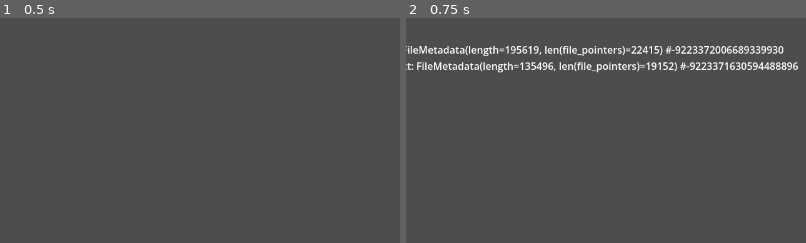
Above: before the commit, frames 1-2 (left to right).
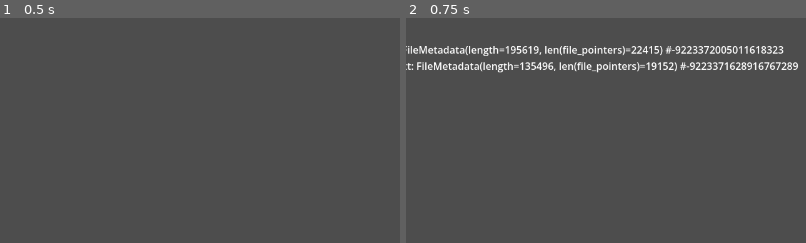
Above: after the commit, the same moments.

Repository: fish-food89/obfuscator89
Game: Godot game, scene res://scenes/main/main.tscn
The game is run twice, just before and just after one commit, with the same random seed, the same clock (stepped at 60 frames per second) and the same inputs.
Inputs:
- Up to frame 1 (0.5 s): no input
- Up to frame 2 (0.75 s): click "Generate given name" at 0.5 s
The pictures show only the part of the screen within x 36-86%, y 0-50%; the shares and areas given below are measured in that part.

Frame 1 is identical in both runs. In frame 2, 0.6% of the frame differs, in the area x 80-98%, y 12-24%.

Commit message:
Created `RefCounted89`
A custom wrapper for `RefCounted` which implements new
functionality that is desired across all `RefCounted`
inherited classes. While implementing this the robustness
of various classes with the help of setters and getters
was also done.

Diff:
--- a/src/classes/file_metadata.gd
+++ b/src/classes/file_metadata.gd
@@ -1,5 +1,5 @@
 class_name FileMetadata
-extends RefCounted
+extends RefCounted89
 ## A class which stores file metadata.
 
 var length: int
@@ -8,13 +8,15 @@
 
 func _to_string() -> String:
     if len(file_pointers) <= 10:
-        return "FileMetadata(length={length}, file_pointers={file_pointers}) #{id}".format({
+        return "{class_name}(length={length}, file_pointers={file_pointers}) #{id}".format({
+            "class_name": self.get_class_name(),
             "length": length,
             "file_pointers": file_pointers,
             "id": self.get_instance_id(),
         })
 
-    return "FileMetadata(length={length}, len(file_pointers)={file_pointers}) #{id}".format({
+    return "{class_name}(length={length}, len(file_pointers)={file_pointers}) #{id}".format({
+            "class_name": self.get_class_name(),
             "length": length,
             "file_pointers": len(file_pointers),
             "id": self.get_instance_id(),
--- a/src/classes/file_pointer.gd
+++ b/src/classes/file_pointer.gd
@@ -1,13 +1,34 @@
 class_name FilePointer
-extends RefCounted
+extends RefCounted89
 ## A pointer to a position in a file.
 
-var start_pos: int
-var end_pos: int
+var _start_pos: int
+var _end_pos: int
+
+var start_pos: int:
+    get:
+        return _start_pos
+    set(_value):
+        self._set_not_allowed("start_pos")
+
+var end_pos: int:
+    get:
+        return _end_pos
+    set(_value):
+        self._set_not_allowed("end_pos")
+
+
+func _init(
+        start_pos_: int,
+        end_pos_: int,
+) -> void:
+    _start_pos = start_pos_
+    _end_pos = end_pos_
 
 
 func _to_string() -> String:
-    return "FilePointer(start_pos={start_pos}, end_pos={end_pos}) #{id}".format({
+    return "{class_name}(start_pos={start_pos}, end_pos={end_pos}) #{id}".format({
+        "class_name": self.get_class_name(),
         "start_pos": start_pos,
         "end_pos": end_pos,
         "id": self.get_instance_id(),
--- a/src/classes/file_pointer_reader.gd
+++ b/src/classes/file_pointer_reader.gd
@@ -1,5 +1,5 @@
 class_name FilePointerReader
-extends RefCounted
+extends RefCounted89
 ## A reader which creates `FilePointer´ objects.
 
 const _BUFFER_SIZE: int = 1024
@@ -20,9 +20,10 @@
         var find_pos: int = buffer.find(delimiter, 0)
 
         while find_pos >= 0:
-            var file_pointer: FilePointer = FilePointer.new()
-            file_pointer.start_pos = start_pos
-            file_pointer.end_pos = find_pos + offset
+            var file_pointer: FilePointer = FilePointer.new(
+                start_pos,
+                find_pos + offset,
+            )
             file_pointers.append(file_pointer)
             start_pos = find_pos + 1
             find_pos = buffer.find(delimiter, start_pos)
--- /dev/null
+++ b/src/classes/ref_counted89.gd
@@ -0,0 +1,19 @@
+@abstract
+class_name RefCounted89
+extends RefCounted
+## Abstract base class which should be used instead of RefCounted
+##
+## This requires certain abstract functions that make the larger code base
+## easier and cleaner to maintain.
+
+
+## Returns the customer class name of the custom class.
+func get_class_name() -> String:
+    return self.get_script().get_global_name()
+
+
+func _set_not_allowed(variable_name: String) -> void:
+    Utils.set_not_allowed(
+        get_class_name(),
+        variable_name,
+    )
--- a/src/scenes/main/generate_given_name.gd
+++ b/src/scenes/main/generate_given_name.gd
@@ -18,3 +18,11 @@
             "file_path": file_path,
             "metadata": metadata,
         })
+
+        print(metadata.file_pointers[0])
+        metadata.file_pointers[0].start_pos = 1337
+
+    for category in DataFiles.categories:
+        print(category.file_path)
+        category.file_path = "haha"
+        print(category.file_path)
--- a/src/singletons/data_files.gd
+++ b/src/singletons/data_files.gd
@@ -5,10 +5,83 @@
 ## and stored by this singleton upon loading the application.
 
 
+const FILE_PATH_BASE: String = "res://data/"
+
+var _categories: Array[Category] = [
+    Category.new(
+        "given_name",
+        "names/given_names",
+    ),
+    Category.new(
+        "surname",
+        "names/surnames",
+    ),
+]
 var _files: Dictionary[String, Variant]
+
+var categories: Array[Category]:
+    get:
+        return _categories.duplicate(true)
+    set(_value):
+        Utils.set_not_allowed(
+            self.name,
+            "categories",
+        )
+
+
+## To be used for categorising data files so that they are logically managed.
+class Category:
+    extends RefCounted89
+
+    static var _wrapping_class_name: String = "":
+        get:
+            return _wrapping_class_name
+        set(value):
+            if not len(_wrapping_class_name):
+                _wrapping_class_name = value
+
+    static var _class_name: String = "Category":
+        get:
+            return "{wrapping_class}.{class_name}".format({
+                "wrapping_class": _wrapping_class_name,
+                "class_name": _class_name,
+            })
+        set(_value):
+            Utils.set_not_allowed(
+                _class_name,
+                "_class_name",
+            )
+
+    var _name: String
+    var _file_path: String
+
+    var name: String:
+        get:
+            return _name
+        set(_value):
+            Utils.set_not_allowed(
+                _class_name,
+                "name",
+            )
+    var file_path: String:
+        get:
+            return _file_path
+        set(_value):
+            Utils.set_not_allowed(
+                _class_name,
+                "file_path",
+            )
+
+    func _init(
+            name_: String,
+            file_path_: String,
+    ) -> void:
+        _name = name_
+        _file_path = file_path_
 
 
 func _ready() -> void:
+    Category._wrapping_class_name = self.name
     _scan()
 
 
@@ -20,7 +93,7 @@
     var _file_paths: PackedStringArray
 
     Utils.FileSystem.list_dir_files(
-        "res://data/",
+        FILE_PATH_BASE,
         _file_paths,
         true,
         false,
--- a/src/singletons/utils.gd
+++ b/src/singletons/utils.gd
@@ -4,7 +4,7 @@
 
 ## File system related utilities.
 class FileSystem:
-    extends RefCounted
+    extends RefCounted89
 
     static func _push_error(
             path: String,
@@ -74,3 +74,15 @@
 
         dir.list_dir_end()
         return Error.OK
+
+
+func set_not_allowed(
+        class_name_: String,
+        variable_name_: String,
+) -> void:
+    push_error(
+        "Setting a value for property `{class_name}.{variable_name}` is not supported!".format({
+            "class_name": class_name_,
+            "variable_name": variable_name_,
+        })
+    )
Not shown, added: src/classes/ref_counted89.gd.uid
